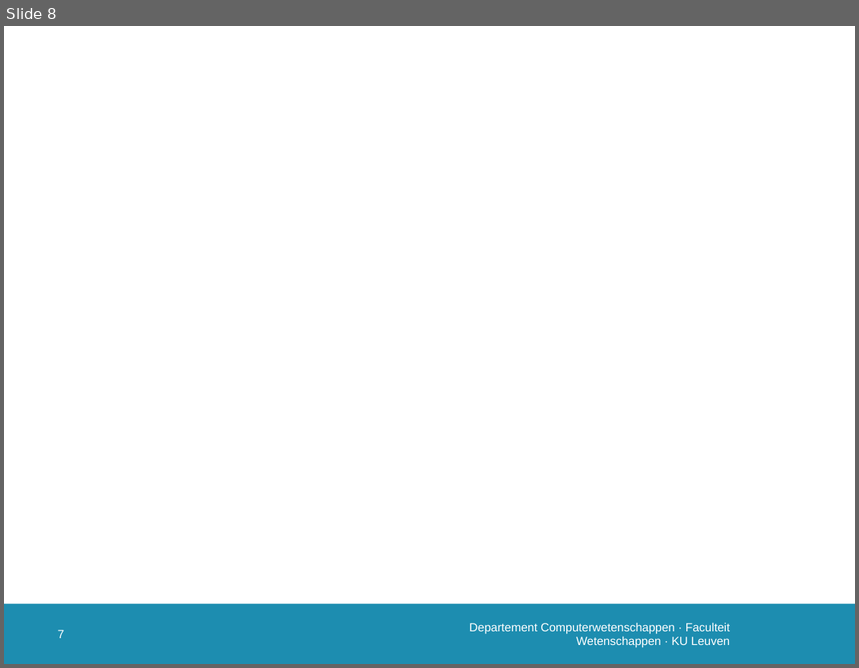
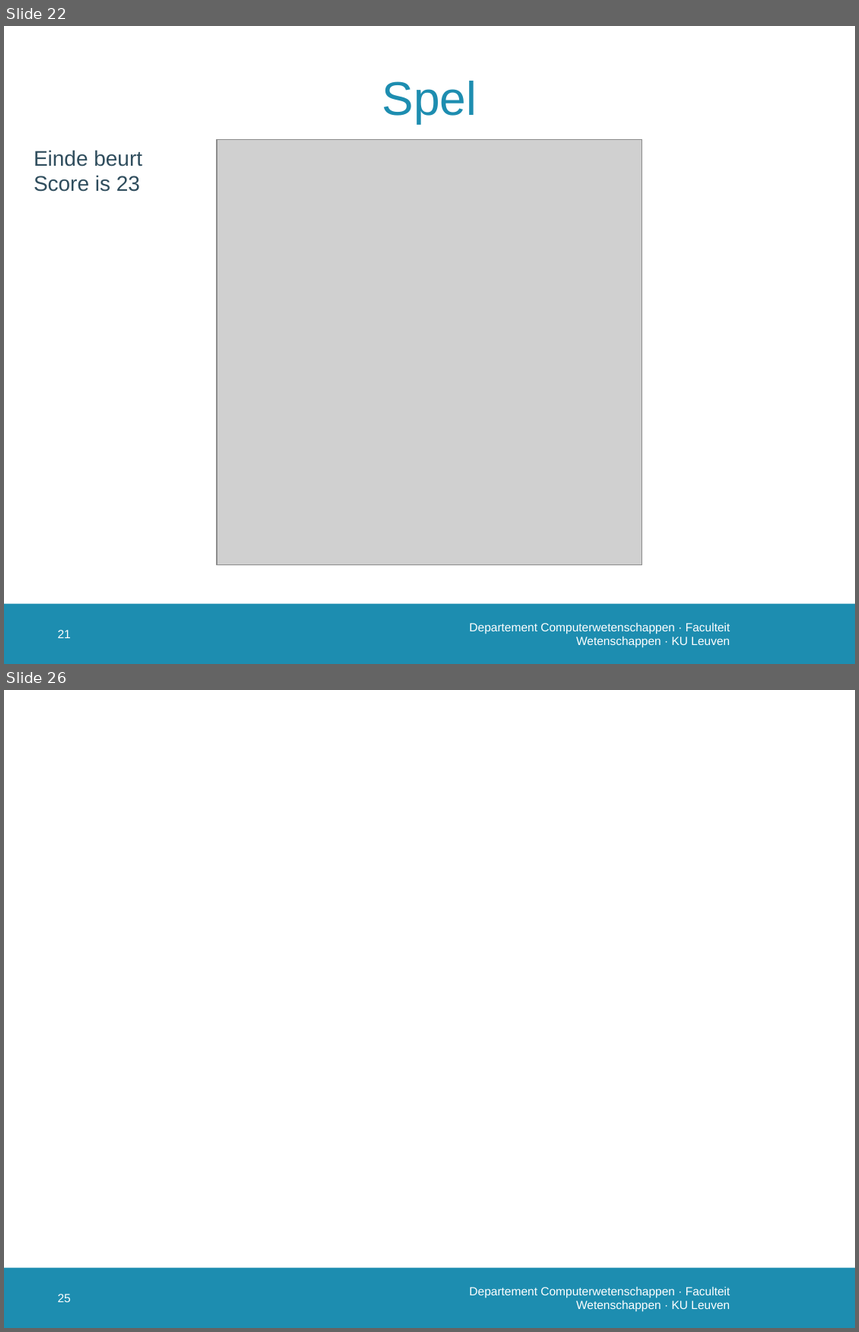
Before and after one commit to susverwimp/T208-Probabilistic-Programming-A-Case-Study, a slide deck: thesis/presentations/2 second/second.pptx. Shown one above the other, each under a label of ours: slide 8 before the commit, slides 22 and 26 after it; the slides between them are not shown. The pictures are 859x668 and 859x1332 pixels, drawn with LibreOffice and Linux fonts; fonts in the diff are those of the drawing; grey boxes stand for pictures; background and template pictures are left out. Boxes give left, top, right and bottom in pixels: in the first picture for what was removed or moved away, otherwise in the second. Text is boxed around its words. In the diff, an @@ line names an element or a change of style, - is before the commit and + after.

```diff
--- a/thesis/presentations/2 second/second.pptx
+++ b/thesis/presentations/2 second/second.pptx
@@ slide 22 added at (4, 26, 855, 664), background #FFFFFF; not listed: 1 template element that a slide beside it also shows @@
@@ title added at (382, 81, 477, 123), 40 pt, text #1D8DB0 @@
+Spel
@@ text added at (34, 150, 142, 192), 18 pt, text #2F4D5D @@
+Einde beurt
+Score is 23
@@ picture added at (217, 140, 642, 566) @@
@@ page number added at (58, 630, 71, 639), 10 pt, text #FFFFFF @@
+21
@@ text added at (469, 623, 731, 648), 10 pt, text #FFFFFF @@
+Departement Computerwetenschappen · Faculteit Wetenschappen · KU Leuven
@@ what was slide 8 is now slide 26 @@
@@ page number at (58, 1294, 71, 1303): text changed @@
-7
+25
```
Also in this commit, not shown: 6 slides changed, 19 other slides added, 17 other files.
